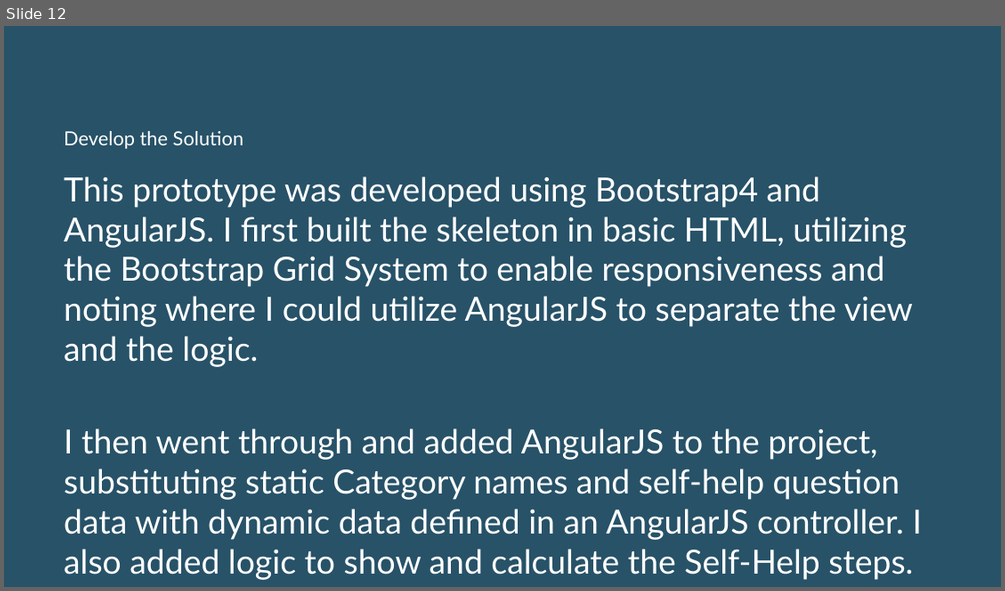
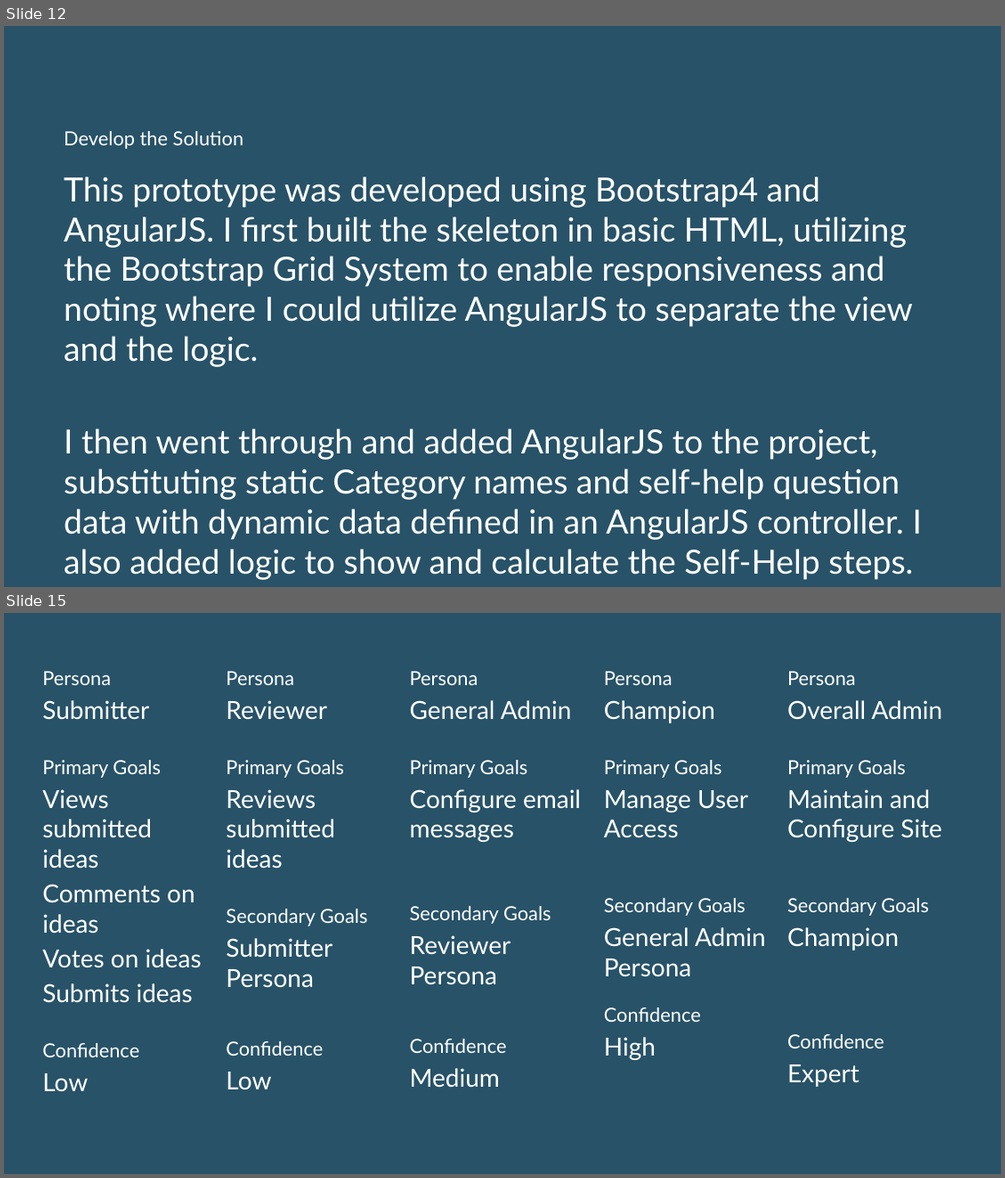
Before and after one commit to loriahpope/portfolio, a slide deck: app/assets/Loriah Pope Portfolio Presentation.pptx. Shown one above the other, each under a label of ours: slide 12 before the commit, slides 12 and 15 after it; the slides between them are not shown. The pictures are 1005x591 and 1005x1178 pixels, drawn with LibreOffice and Linux fonts; fonts in the diff are those of the drawing. Boxes give left, top, right and bottom in pixels: in the first picture for what was removed or moved away, otherwise in the second. Text is boxed around its words. In the diff, an @@ line names an element or a change of style, - is before the commit and + after.

```diff
--- a/app/assets/Loriah Pope Portfolio Presentation.pptx
+++ b/app/assets/Loriah Pope Portfolio Presentation.pptx
@@ slide 15 added at (x1=4, y1=613, x2=1001, y2=1174), background #275268 @@
@@ text added at (x1=42, y1=671, x2=202, y2=1091), 18 pt, text #FFFFFF @@
+Persona
+Submitter
+Primary Goals
+Views submitted ideas
+Comments on ideas
+Votes on ideas
+Submits ideas
+Confidence
+Low
@@ text added at (x1=226, y1=671, x2=368, y2=1089), 18 pt, text #FFFFFF @@
+Persona
+Reviewer
+Primary Goals
+Reviews submitted ideas
+Secondary Goals
+Submitter Persona
+Confidence
+Low
@@ text added at (x1=410, y1=671, x2=581, y2=1086), 18 pt, text #FFFFFF @@
+Persona
+General Admin
+Primary Goals
+Configure email messages
+Secondary Goals
+Reviewer Persona
+Confidence
+Medium
@@ text added at (x1=604, y1=671, x2=766, y2=1060), 18 pt, text #FFFFFF @@
+Persona
+Champion
+Primary Goals
+Manage User Access
+Secondary Goals
+General Admin Persona
+Confidence
+High
@@ text added at (x1=787, y1=671, x2=943, y2=1086), 18 pt, text #FFFFFF @@
+Persona
+Overall Admin
+Primary Goals
+Maintain and Configure Site
+Secondary Goals
+Champion
+Confidence
+Expert
```
Also in this commit, not shown: 9 other slides added, 9 other files.
